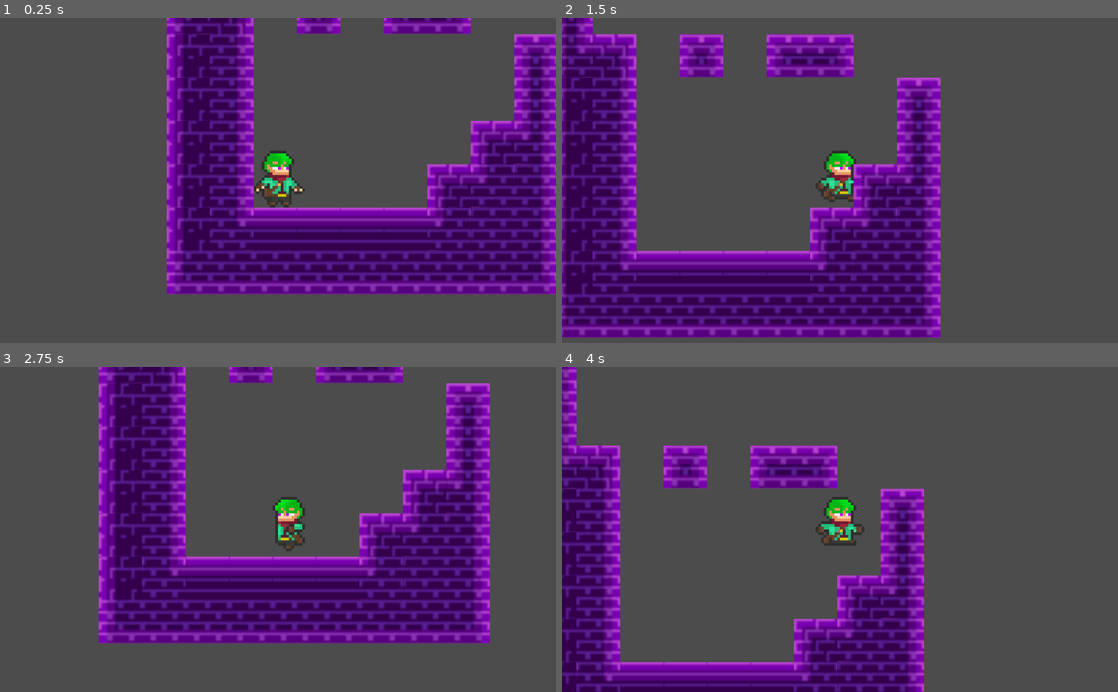
Above: before the commit, frames 1-4 (two rows, left to right).
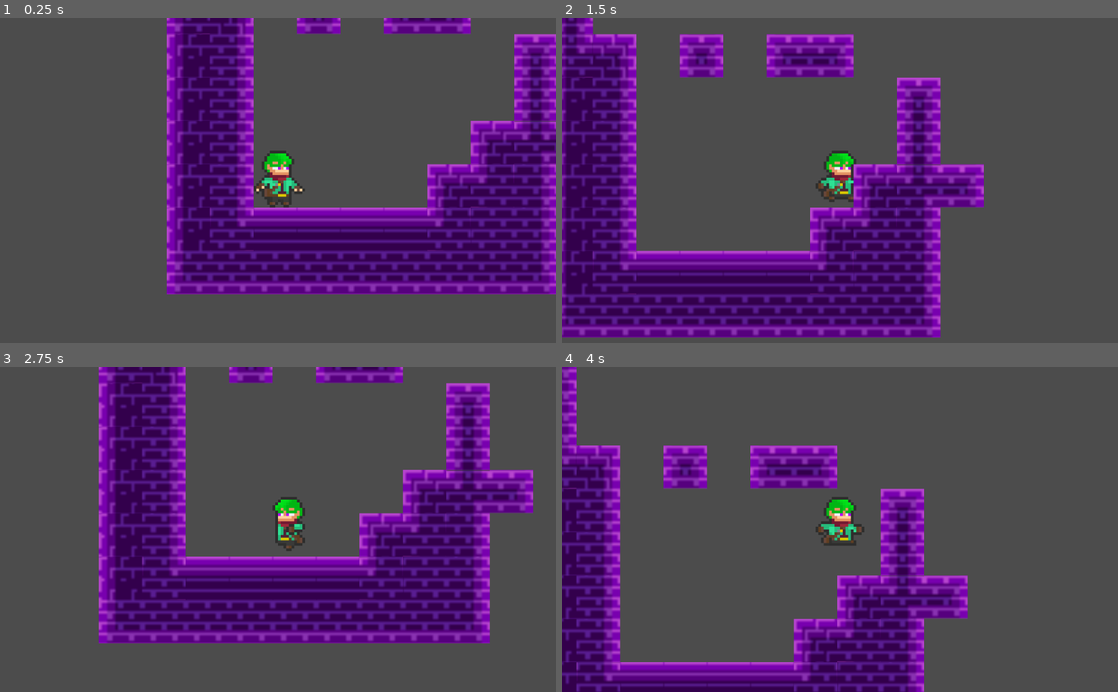
Above: after the commit, the same moments.

Repository: zachreid-96/GODOT-CPT-200
Game: Godot game, scene res://scenes/Maps/Level 1.tscn
The game is run twice, just before and just after one commit, with the same random seed, the same clock (stepped at 60 frames per second) and the same inputs. This scene is started directly instead of the project's main scene.
Inputs:
- Up to frame 1 (0.25 s): no input
- Up to frame 2 (1.5 s): hold D (move_right) from 0.53 s (still down); tap Space (move_jump) at 0.77 s
- Up to frame 3 (2.75 s): tap Space (move_jump) at 1.52 s; release D (move_right) at 2.03 s; hold A (move_left) from 2.03 s (still down)
- Up to frame 4 (4 s): release A (move_left) at 2.78 s; hold D (move_right) from 2.78 s (still down); tap Space (move_jump) at 3.02, 3.77 s

The runs differ from the first frame. In frame 1, 0.2% of the frame differs, in the area x 92-100%, y 31-45%; in frame 2, 1.3%, in the area x 60-76%, y 44-59%; in frame 3, 1.3%; in frame 4, 1.3%.

Commit message:
Updated Autotile Settings

Diff:
--- a/scenes/Maps/Level 1.tscn
+++ b/scenes/Maps/Level 1.tscn
@@ -153,7 +153,7 @@
 0/region = Rect2( 0, 0, 176, 80 )
 0/tile_mode = 1
 0/autotile/bitmask_mode = 1
-0/autotile/bitmask_flags = [ Vector2( 0, 0 ), 432, Vector2(  …(597 unchanged characters)… Vector2( 6, 3 ), 62, Vector2( 6, 4 ), 442, Vector2( 7, 0 ), 152, Vector2( 7, 1 ), …(314 unchanged characters)…
+0/autotile/bitmask_flags = [ Vector2( 0, 0 ), 432, Vector2(  …(597 unchanged characters)… Vector2( 6, 3 ), 62, Vector2( 6, 4 ), 446, Vector2( 7, 0 ), 152, Vector2( 7, 1 ), …(314 unchanged characters)…
 0/autotile/icon_coordinate = Vector2( 0, 0 )
 0/autotile/tile_size = Vector2( 16, 16 )
 0/autotile/spacing = 0
@@ -467,7 +467,7 @@
 tile_set = SubResource( 49 )
 cell_size = Vector2( 16, 16 )
 format = 1
-tile_data = PoolIntArray( -589819, 0, 3, -524287, 0, 196608, …(204 unchanged characters)… 536, -196609, 0, 65538, -262138, 0, 3, -131074, 0, 65536, -131073, 0, 65538, -196602, 0, 65539, -65538, 0, 65536, -65537, 0, 65538, -131067, 0, 0, -131066, 0, 131079, -2, 0, 65536, -1, 0, 65538, -65532, 0, …(316 unchanged characters)…
+tile_data = PoolIntArray( -589819, 0, 3, -524287, 0, 196608, …(204 unchanged characters)… 536, -196609, 0, 65538, -262138, 0, 3, -262130, 0, 0, -262129, 0, 1, -262128, 0, 2, -131074, 0, 65536, -131073, 0, 65538, -196602, 0, 65539, -196594, 0, 65536, -196593, 0, 65537, -196592, 0, 65538, -65538, 0, 65536, -65537, 0, 65538, -131067, 0, 0, -131066, 0, 131082, -131065, 0, 196610, -131058, 0, 131072, -131057, 0, 131073, -131056, 0, 131074, -2, 0, 65536, -1, 0, 65538, -65532, 0, …(316 unchanged characters)…
 
 [node name="AudioStreamPlayer" type="AudioStreamPlayer" parent="."]
 stream = ExtResource( 3 )
